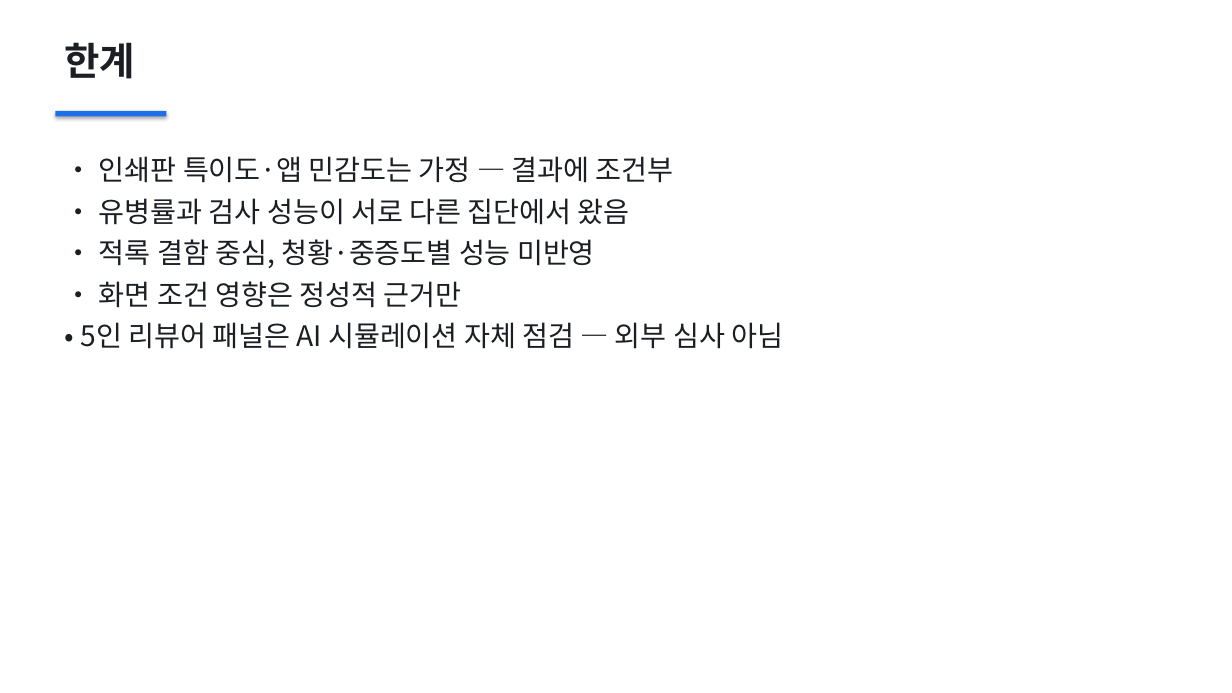
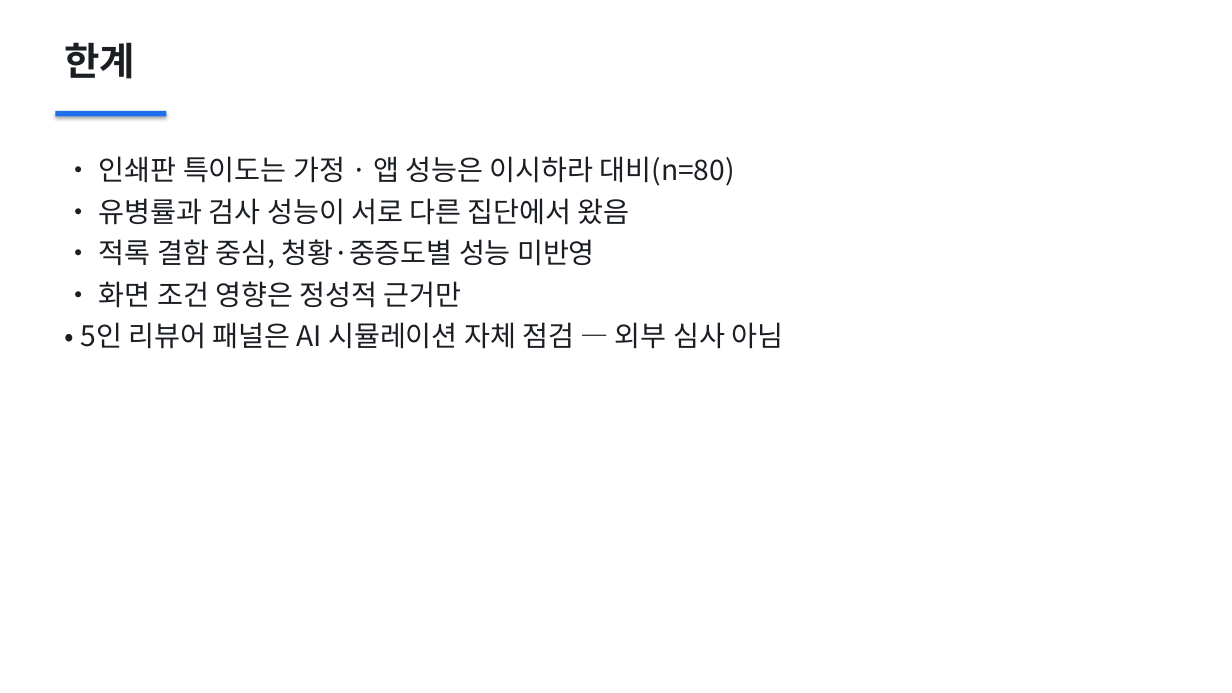
Before and after one commit to rhlfur2055-prog/cvd-screening-review, a slide deck: slide 6 of slides/cvd-screening-review.pptx. Drawn at 1232x693 pixels with LibreOffice and Linux fonts; fonts in the diff are those of the drawing. Boxes give left, top, right and bottom in pixels: in the first picture for what was removed or moved away, otherwise in the second. Text is boxed around its words. In the diff, an @@ line names an element or a change of style, - is before the commit and + after.

```diff
--- a/slides/cvd-screening-review.pptx
+++ b/slides/cvd-screening-review.pptx
@@ text at (x1=99, y1=156, x2=735, y2=186): text changed @@
-• 인쇄판 특이도·앱 민감도는 가정 — 결과에 조건부
+• 인쇄판 특이도는 가정 · 앱 성능은 이시하라 대비(n=80)
```
Also in this commit, not shown: 2 other slides changed, 10 other files.
